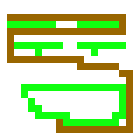
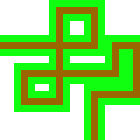
Before/after of a (140, 140) layered artwork. What changed in the layer stack:
added layer "Layer 3" above "Layer 2" over left=0, top=0, right=140, bottom=140
hid "Layer 2" over left=7, top=14, right=133, bottom=133
